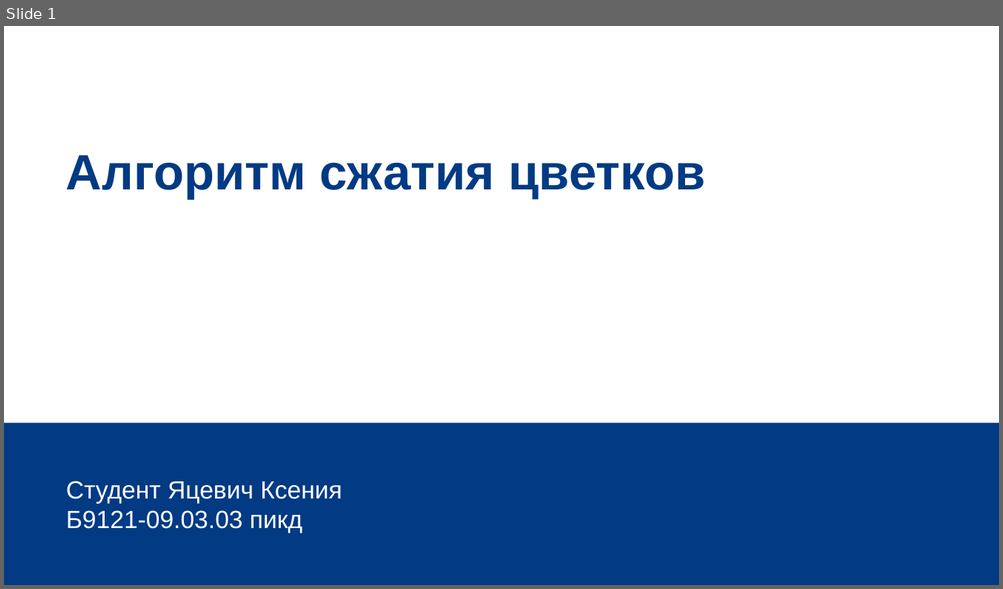
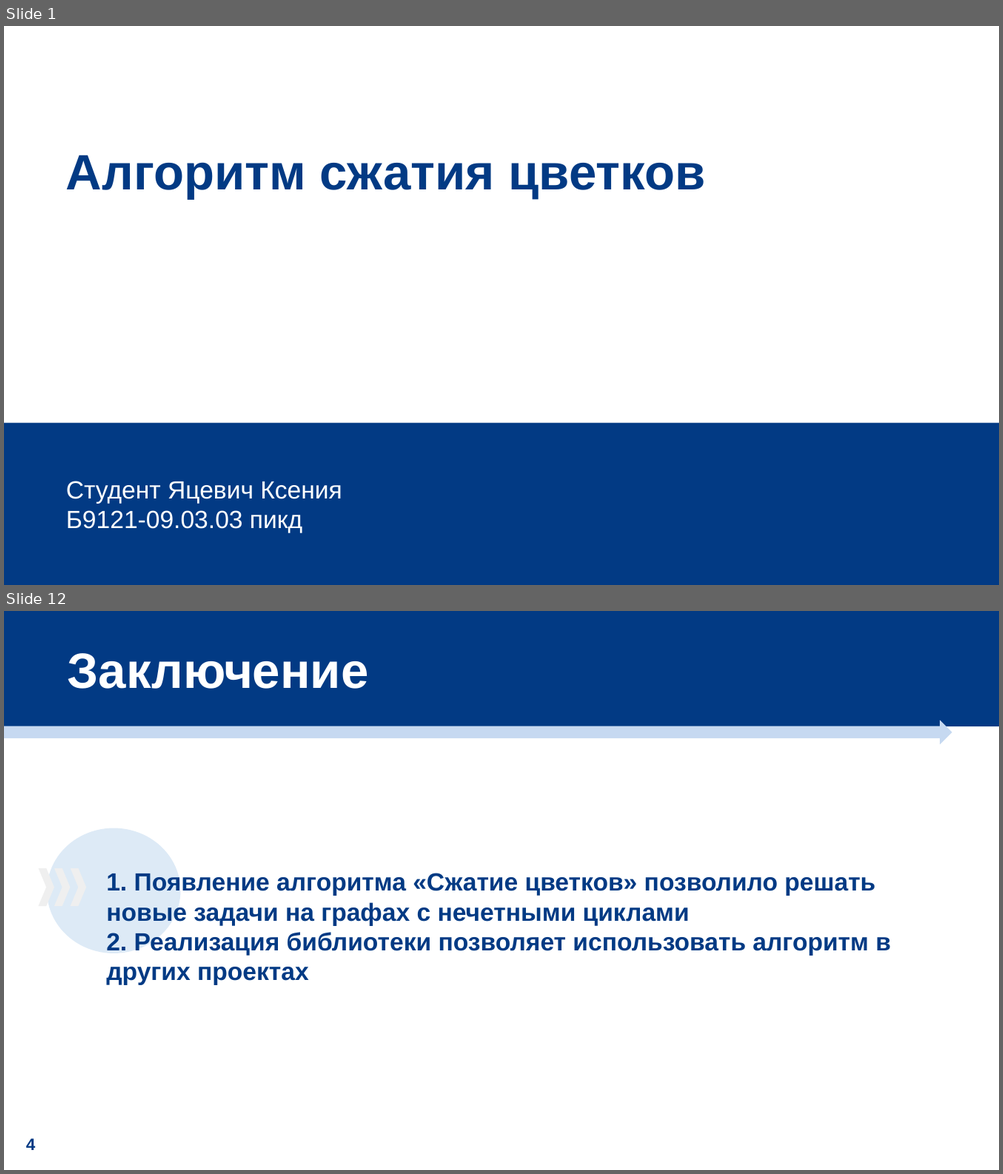
Before and after one commit to evgeniya-f/blossom, a slide deck: Алгоритм сжатия цветков.pptx. Shown one above the other, each under a label of ours: slide 1 before the commit, slides 1 and 12 after it; the slides between them are not shown. The pictures are 1003x589 and 1003x1174 pixels, drawn with LibreOffice and Linux fonts; fonts in the diff are those of the drawing. Boxes give left, top, right and bottom in pixels: in the first picture for what was removed or moved away, otherwise in the second. Text is boxed around its words. In the diff, an @@ line names an element or a change of style, - is before the commit and + after.

```diff
--- a/Алгоритм сжатия цветков.pptx
+++ b/Алгоритм сжатия цветков.pptx
@@ slide 12 added at [4,611,999,1170], background #FFFFFF @@
@@ rectangle added at [4,611,999,726], fill #023A84 @@
@@ text added at [68,653,369,689], 48 pt, text #FFFFFF, bold @@
+Заключение
@@ right arrow added at [4,720,951,744], fill #C6D9F1 @@
@@ ellipse added at [47,828,181,954], fill #BBD6EE at 49% opacity @@
@@ chevron added at [38,869,54,906], fill #EFEFEF @@
@@ chevron added at [54,869,70,906], fill #EFEFEF @@
@@ chevron added at [71,869,86,906], fill #EFEFEF @@
@@ text added at [106,873,891,985], 24 pt, text #023A84, bold @@
+1. Появление алгоритма «Сжатие цветков» позволило решать новые задачи на графах с нечетными циклами
+2. Реализация библиотеки позволяет использовать алгоритм в других проектах
@@ text added at [26,1139,35,1150], 16 pt, text #023A84, bold @@
+4
```
Also in this commit, not shown: 9 slides changed, 1 other slide added, 1 other file.
